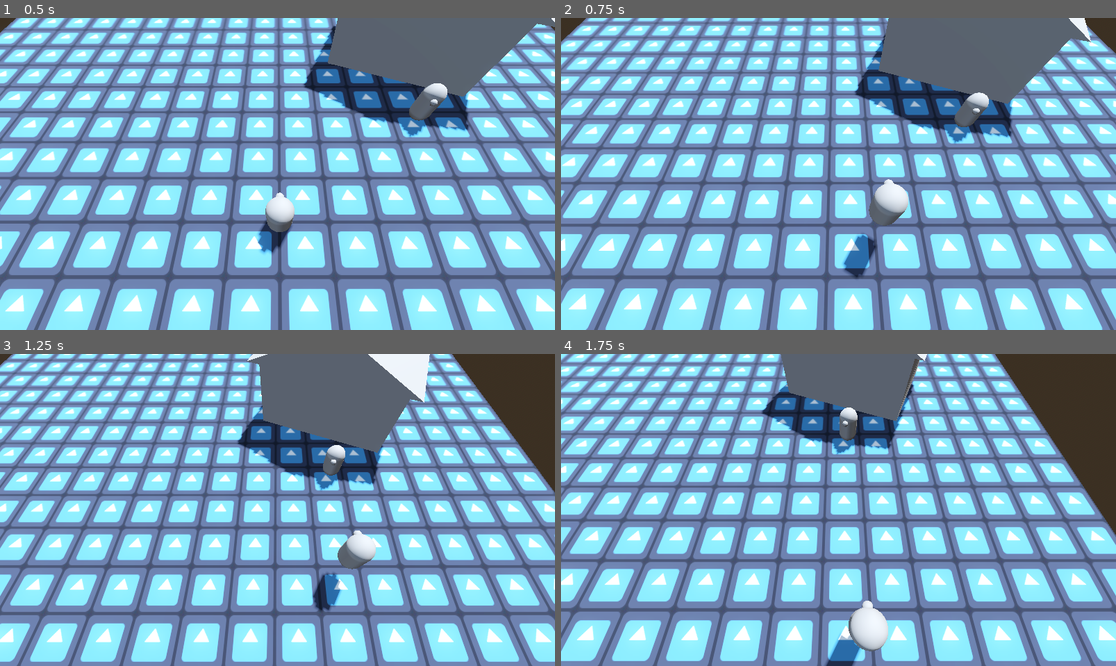
Above: before the commit, frames 1-4 (two rows, left to right).
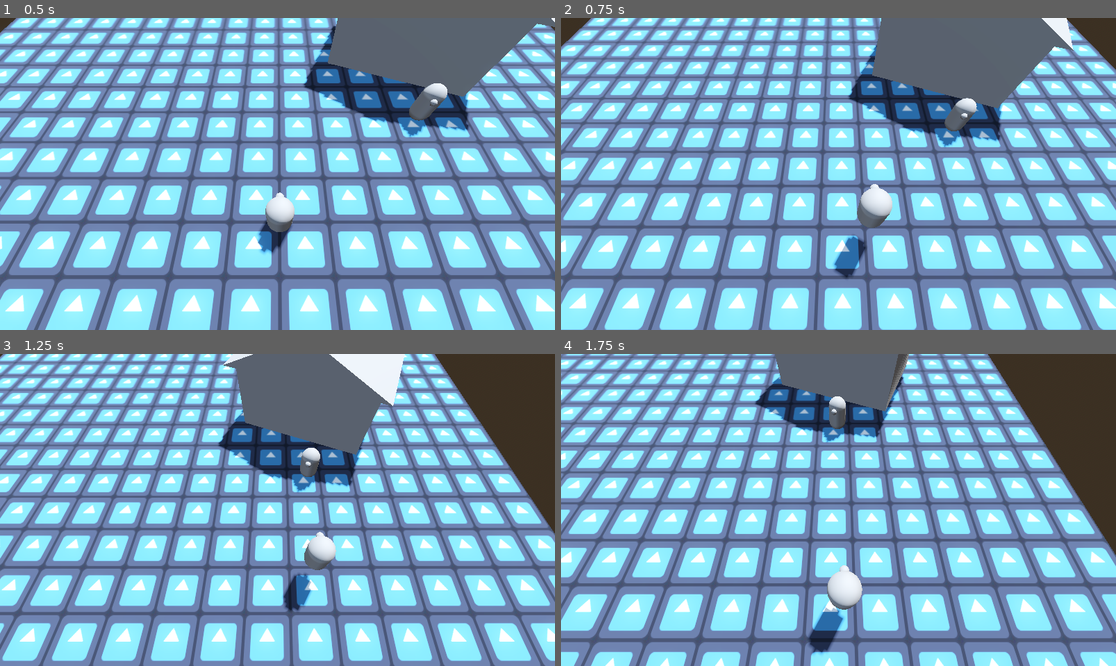
Above: after the commit, the same moments.

Repository: plusonelevel/ld58
Game: Godot game, scene res://scenes/main.tscn
Two runs of this game, one before a commit and one after it. Both use one fixed random seed, a clock stepped at 60 frames per second and the inputs below. The engine's default icon, where the game draws it, is replaced by a stand-in: a white triangle on a blue panel in a dark square.
Inputs:
- Up to frame 1 (0.5 s): no input
- Up to frame 2 (0.75 s): tap Enter (ui_accept) at 0.5 s; hold Right (ui_right) from 0.53 s (still down)
- Up to frame 3 (1.25 s): keep holding Right (ui_right); tap Enter (ui_accept) at 0.77 s
- Up to frame 4 (1.75 s): release Right (ui_right) at 1.28 s; hold Down (ui_down) from 1.28 s (still down); tap Enter (ui_accept) at 1.52 s

Frame 1 is identical in both runs. In frame 2, 53% of the frame differs, in the area x 0-100%, y 0-100%; in frame 3, 59%; in frame 4, 71%.

Commit message:
change physics to jolt for no reason, fix movement jitter

Diff:
--- a/project.godot
+++ b/project.godot
@@ -37,3 +37,7 @@
 , Object(InputEventKey,"resource_local_to_scene":false,"resource_name":"","device":-1,"window_id":0,"alt_pressed":false …(186 unchanged characters)…
 ]
 }
+
+[physics]
+
+3d/physics_engine="Jolt Physics"
--- a/scenes/player.gd
+++ b/scenes/player.gd
@@ -2,6 +2,7 @@
 
 @onready var camera = $CameraTarget/Camera3D
 @onready var camera_target = $CameraTarget
+@export var camera_smoothness = 0.1
 
 const SPEED = 5.0
 const JUMP_VELOCITY = 4.5
@@ -28,6 +29,6 @@
 
 	move_and_slide()
 
-func _process(delta: float) -> void:
-	if (camera.position != camera_target.global_position):
-		camera.position = 	lerp(camera.position, camera_target.global_position, 0.05)
+	var camera_offset: Vector3 = abs(camera.position - camera_target.global_position)
+	if not camera_offset.is_zero_approx():
+		camera.position = 	lerp(camera.position, camera_target.global_position, camera_smoothness)
